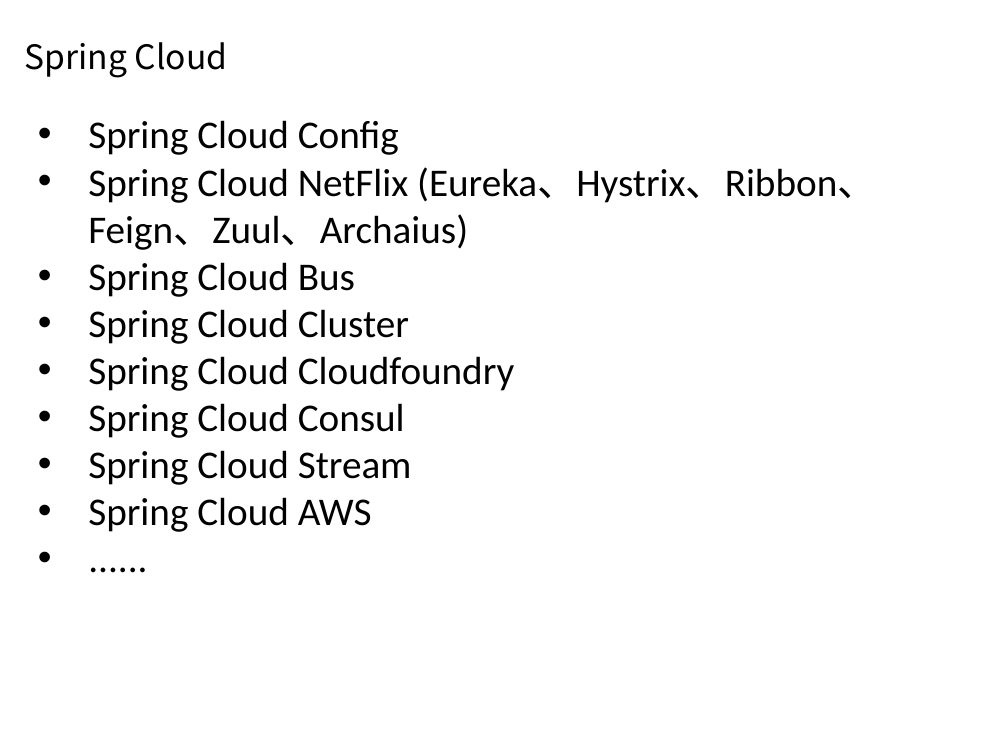
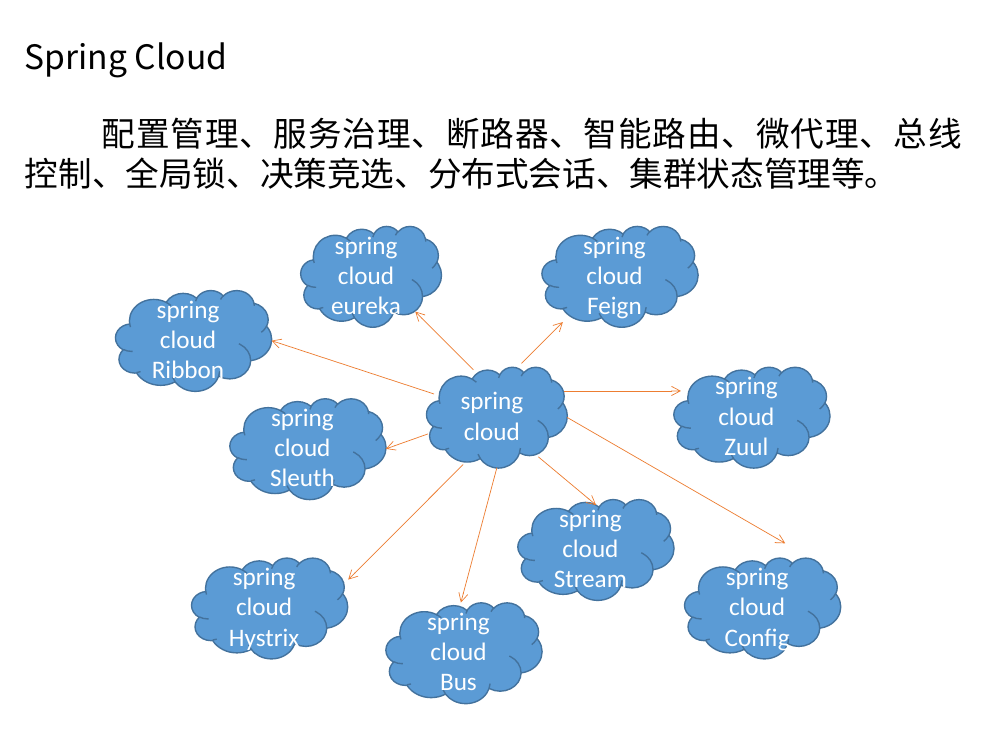
Before and after one commit to Sara-D/Spring, a slide deck: slide 10 of Spring.pptx (slide 9 before the commit). Drawn at 1008x756 pixels with LibreOffice and Linux fonts; fonts in the diff are those of the drawing; background and template pictures are left out. Boxes give left, top, right and bottom in pixels: in the first picture for what was removed or moved away, otherwise in the second. Text is boxed around its words. In the diff, an @@ line names an element or a change of style, - is before the commit and + after.

```diff
--- a/Spring.pptx
+++ b/Spring.pptx
@@ text at bbox=[25, 117, 962, 189]: text changed; size 28 to 24 pt @@
-• Spring Cloud Config
-• Spring Cloud NetFlix (Eureka、Hystrix、Ribbon、Feign、Zuul、Archaius)
-• Spring Cloud Bus
-• Spring Cloud Cluster
-• Spring Cloud Cloudfoundry
-• Spring Cloud Consul
-• Spring Cloud Stream
-• Spring Cloud AWS
-• ......
+配置管理、服务治理、断路器、智能路由、微代理、总线控制、全局锁、决策竞选、分布式会话、集群状态管理等。
@@ cloud added at bbox=[300, 226, 442, 327], fill #5B9BD5, outline #43739E 1 pt, 18 pt, text #FFFFFF @@
+spring cloud eureka
@@ cloud added at bbox=[542, 226, 699, 327], fill #5B9BD5, outline #43739E 1 pt, 18 pt, text #FFFFFF @@
+spring cloud Feign
@@ cloud added at bbox=[116, 290, 272, 391], fill #5B9BD5, outline #43739E 1 pt, 18 pt, text #FFFFFF @@
+spring cloud Ribbon
@@ arrow added from (474, 370) to (415, 311), #ED7D31 0.5 pt @@
@@ arrow added from (521, 363) to (562, 323), #ED7D31 0.5 pt @@
@@ arrow added from (434, 394) to (271, 341), #ED7D31 0.5 pt @@
@@ cloud added at bbox=[426, 367, 568, 468], fill #5B9BD5, outline #43739E 1 pt, 18 pt, text #FFFFFF @@
+spring cloud
@@ cloud added at bbox=[674, 367, 831, 468], fill #5B9BD5, outline #43739E 1 pt, 18 pt, text #FFFFFF @@
+spring cloud Zuul
@@ cloud added at bbox=[230, 398, 386, 499], fill #5B9BD5, outline #43739E 1 pt, 18 pt, text #FFFFFF @@
+spring cloud Sleuth
@@ arrow added from (564, 391) to (681, 391), #ED7D31 0.5 pt @@
@@ arrow added from (568, 417) to (785, 543), #ED7D31 0.5 pt @@
@@ arrow added from (428, 433) to (386, 449), #ED7D31 0.5 pt @@
@@ arrow added from (464, 465) to (348, 580), #ED7D31 0.5 pt @@
@@ arrow added from (497, 468) to (461, 603), #ED7D31 0.5 pt @@
@@ arrow added from (538, 457) to (596, 505), #ED7D31 0.5 pt @@
@@ cloud added at bbox=[518, 499, 674, 600], fill #5B9BD5, outline #43739E 1 pt, 18 pt, text #FFFFFF @@
+spring cloud Stream
@@ cloud added at bbox=[192, 557, 348, 658], fill #5B9BD5, outline #43739E 1 pt, 18 pt, text #FFFFFF @@
+spring cloud Hystrix
@@ cloud added at bbox=[684, 557, 841, 658], fill #5B9BD5, outline #43739E 1 pt, 18 pt, text #FFFFFF @@
+spring cloud Config
@@ cloud added at bbox=[386, 603, 542, 704], fill #5B9BD5, outline #43739E 1 pt, 18 pt, text #FFFFFF @@
+spring cloud Bus
```
Also in this commit, not shown: 4 other slides changed, 5 slides added, 3 slides removed.
